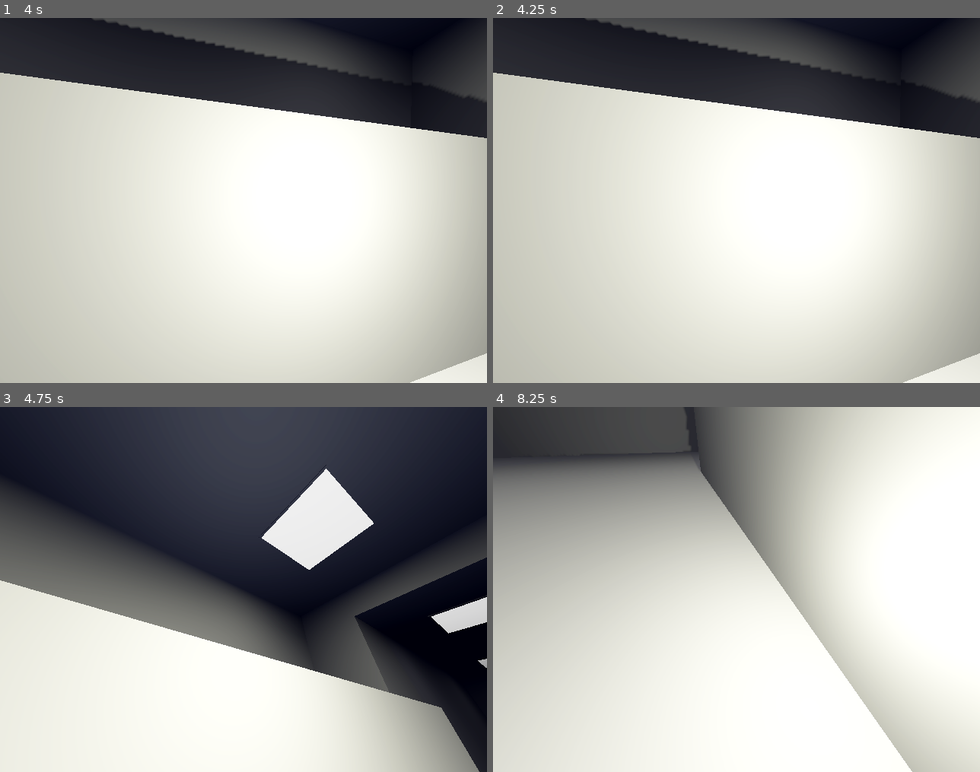
Above: before the commit, frames 1-4 (two rows, left to right).
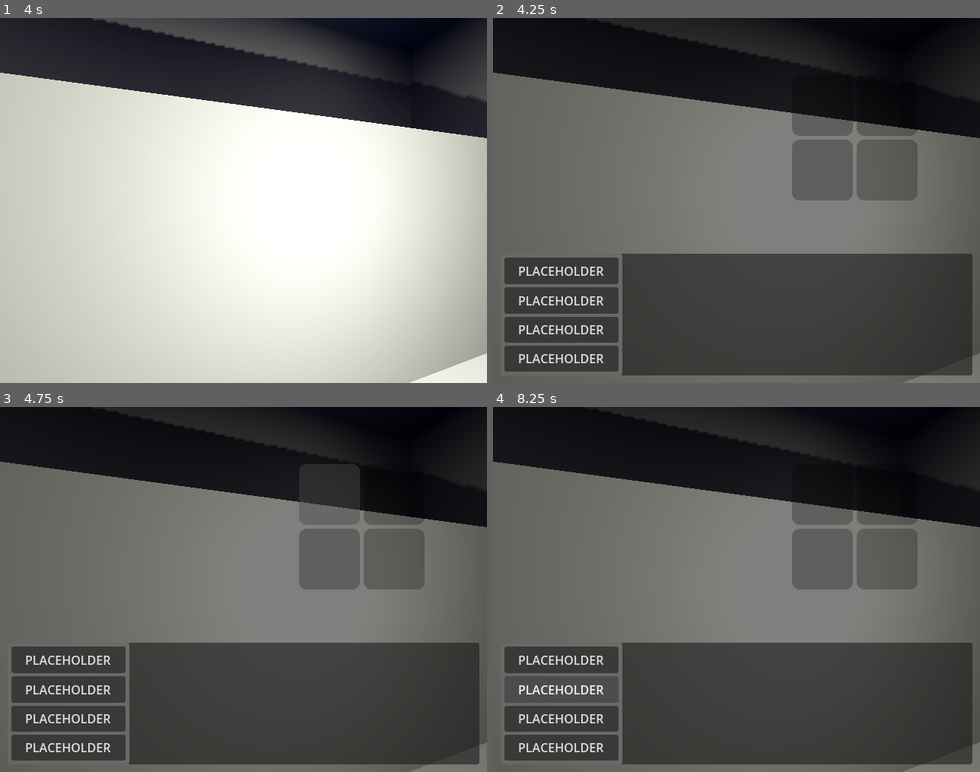
Above: after the commit, the same moments.

Repository: karjon7/survival-horror-prototype
Game: Godot game, scene res://scenes/world.tscn
The game is run twice, just before and just after one commit, with the same random seed, the same clock (stepped at 60 frames per second) and the same inputs. The engine's default icon, where the game draws it, is replaced by a stand-in: a white triangle on a blue panel in a dark square.
Inputs (mouse positions are in pixels of both pictures, inside the frame that each line leads up to):
- Up to frame 1 (4 s): tap Enter at 0.5 s; move the mouse to (267, 200) at 0.52 s; press the mouse at (267, 200) at 0.53 s; hold W (forward) from 0.53 s (still down); move the mouse to (219, 200) at 1.27 s; release the mouse at (219, 200) at 1.28 s; tap Ctrl (crouch) at 1.35 s; click (219, 200) at 1.55 s; move the mouse to (253, 193) at 2.02 s; press the mouse at (253, 193) at 2.03 s; move the mouse to (238, 207) at 2.77 s; release the mouse at (238, 207) at 2.78 s; tap Shift (sprint) at 2.85 s; click (238, 207) at 3.05 s; tap Space at 3.5 s; move the mouse to (282, 204) at 3.52 s; press the mouse at (282, 204) at 3.53 s
- Up to frame 2 (4.25 s): keep holding W (forward); tap Tab (inventory, bound only after the commit) at 4.15 s
- Up to frame 3 (4.75 s): release W (forward) at 4.25 s; release the mouse at (282, 593) at 4.25 s; click (331, 494) at 4.27 s
- Up to frame 4 (8.25 s): click (887, 494) at 5.02 s; click (824, 560) at 5.77 s; click (887, 560) at 6.52 s; click (561, 658) at 7.25 s, where only the run after the commit has a clickable "PLACEHOLDER"; click (561, 688) at 8 s, where only the run after the commit has a clickable "PLACEHOLDER"

Frame 1 is identical in both runs. In frame 2, 84% of the frame differs, in the area x 0-100%, y 0-100%; in frame 3, 86%; in frame 4, 97%.

Commit message:
Add final inventory touches

Diff:
--- a/prefabs/player.tscn
+++ b/prefabs/player.tscn
@@ -36,6 +36,7 @@
 [node name="InventoryComponent" type="Node" parent="." unique_id=1243270920]
 unique_name_in_owner = true
 script = ExtResource("3_g2jcq")
+size = 4
 metadata/_custom_type_script = "uid://di8sb25jpr57y"
 
 [node name="MeshInstance3D" type="MeshInstance3D" parent="." unique_id=672404966]
@@ -173,47 +174,54 @@
 size_flags_vertical = 3
 
 [node name="MeshViewer" parent="UI/Inventory/VBoxContainer/MarginContainer/VBoxContainer/HBoxContainer" unique_id=741341368 instance=ExtResource("7_kbsxf")]
+unique_name_in_owner = true
+custom_minimum_size = Vector2(250, 0)
 layout_mode = 2
 size_flags_horizontal = 3
 
-[node name="ScrollContainer" type="ScrollContainer" parent="UI/Inventory/VBoxContainer/MarginContainer/VBoxContainer/HBoxContainer" unique_id=1748126391]
-layout_mode = 2
-size_flags_horizontal = 3
-
-[node name="SlotsContainer" type="GridContainer" parent="UI/Inventory/VBoxContainer/MarginContainer/VBoxContainer/HBoxContainer/ScrollContainer" unique_id=1198358645]
+[node name="SlotsContainer" type="GridContainer" parent="UI/Inventory/VBoxContainer/MarginContainer/VBoxContainer/HBoxContainer" unique_id=1198358645]
 unique_name_in_owner = true
 layout_mode = 2
 size_flags_horizontal = 6
 size_flags_vertical = 6
 theme_override_constants/h_separation = 5
 theme_override_constants/v_separation = 5
-columns = 3
-
-[node name="SlotButton" parent="UI/Inventory/VBoxContainer/MarginContainer/VBoxContainer/HBoxContainer/ScrollContainer/SlotsContainer" unique_id=834539951 instance=ExtResource("8_rgeog")]
-layout_mode = 2
-
-[node name="SlotButton2" parent="UI/Inventory/VBoxContainer/MarginContainer/VBoxContainer/HBoxContainer/ScrollContainer/SlotsContainer" unique_id=129812395 instance=ExtResource("8_rgeog")]
-layout_mode = 2
-
-[node name="SlotButton3" parent="UI/Inventory/VBoxContainer/MarginContainer/VBoxContainer/HBoxContainer/ScrollContainer/SlotsContainer" unique_id=380250489 instance=ExtResource("8_rgeog")]
-layout_mode = 2
-
-[node name="SlotButton4" parent="UI/Inventory/VBoxContainer/MarginContainer/VBoxContainer/HBoxContainer/ScrollContainer/SlotsContainer" unique_id=1365678419 instance=ExtResource("8_rgeog")]
-layout_mode = 2
-
-[node name="SlotButton5" parent="UI/Inventory/VBoxContainer/MarginContainer/VBoxContainer/HBoxContainer/ScrollContainer/SlotsContainer" unique_id=2086644382 instance=ExtResource("8_rgeog")]
-layout_mode = 2
-
-[node name="SlotButton6" parent="UI/Inventory/VBoxContainer/MarginContainer/VBoxContainer/HBoxContainer/ScrollContainer/SlotsContainer" unique_id=507914005 instance=ExtResource("8_rgeog")]
-layout_mode = 2
-
-[node name="SlotButton7" parent="UI/Inventory/VBoxContainer/MarginContainer/VBoxContainer/HBoxContainer/ScrollContainer/SlotsContainer" unique_id=1671742662 instance=ExtResource("8_rgeog")]
-layout_mode = 2
-
-[node name="SlotButton8" parent="UI/Inventory/VBoxContainer/MarginContainer/VBoxContainer/HBoxContainer/ScrollContainer/SlotsContainer" unique_id=1996370634 instance=ExtResource("8_rgeog")]
-layout_mode = 2
-
-[node name="SlotButton9" parent="UI/Inventory/VBoxContainer/MarginContainer/VBoxContainer/HBoxContainer/ScrollContainer/SlotsContainer" unique_id=713852245 instance=ExtResource("8_rgeog")]
+columns = 4
+
+[node name="SlotButton" parent="UI/Inventory/VBoxContainer/MarginContainer/VBoxContainer/HBoxContainer/SlotsContainer" unique_id=834539951 instance=ExtResource("8_rgeog")]
+layout_mode = 2
+
+[node name="SlotButton2" parent="UI/Inventory/VBoxContainer/MarginContainer/VBoxContainer/HBoxContainer/SlotsContainer" unique_id=129812395 instance=ExtResource("8_rgeog")]
+layout_mode = 2
+
+[node name="SlotButton3" parent="UI/Inventory/VBoxContainer/MarginContainer/VBoxContainer/HBoxContainer/SlotsContainer" unique_id=380250489 instance=ExtResource("8_rgeog")]
+layout_mode = 2
+
+[node name="SlotButton4" parent="UI/Inventory/VBoxContainer/MarginContainer/VBoxContainer/HBoxContainer/SlotsContainer" unique_id=1365678419 instance=ExtResource("8_rgeog")]
+layout_mode = 2
+
+[node name="SlotButton5" parent="UI/Inventory/VBoxContainer/MarginContainer/VBoxContainer/HBoxContainer/SlotsContainer" unique_id=2086644382 instance=ExtResource("8_rgeog")]
+layout_mode = 2
+
+[node name="SlotButton6" parent="UI/Inventory/VBoxContainer/MarginContainer/VBoxContainer/HBoxContainer/SlotsContainer" unique_id=507914005 instance=ExtResource("8_rgeog")]
+layout_mode = 2
+
+[node name="SlotButton7" parent="UI/Inventory/VBoxContainer/MarginContainer/VBoxContainer/HBoxContainer/SlotsContainer" unique_id=1671742662 instance=ExtResource("8_rgeog")]
+layout_mode = 2
+
+[node name="SlotButton8" parent="UI/Inventory/VBoxContainer/MarginContainer/VBoxContainer/HBoxContainer/SlotsContainer" unique_id=1996370634 instance=ExtResource("8_rgeog")]
+layout_mode = 2
+
+[node name="SlotButton9" parent="UI/Inventory/VBoxContainer/MarginContainer/VBoxContainer/HBoxContainer/SlotsContainer" unique_id=713852245 instance=ExtResource("8_rgeog")]
+layout_mode = 2
+
+[node name="SlotButton10" parent="UI/Inventory/VBoxContainer/MarginContainer/VBoxContainer/HBoxContainer/SlotsContainer" unique_id=1964486617 instance=ExtResource("8_rgeog")]
+layout_mode = 2
+
+[node name="SlotButton11" parent="UI/Inventory/VBoxContainer/MarginContainer/VBoxContainer/HBoxContainer/SlotsContainer" unique_id=1171999400 instance=ExtResource("8_rgeog")]
+layout_mode = 2
+
+[node name="SlotButton12" parent="UI/Inventory/VBoxContainer/MarginContainer/VBoxContainer/HBoxContainer/SlotsContainer" unique_id=1459720723 instance=ExtResource("8_rgeog")]
 layout_mode = 2
 
 [node name="PanelContainer" type="PanelContainer" parent="UI/Inventory/VBoxContainer/MarginContainer/VBoxContainer" unique_id=117351111]
@@ -242,24 +250,28 @@
 custom_minimum_size = Vector2(150, 0)
 layout_mode = 2
 size_flags_vertical = 3
+focus_mode = 0
 text = "PLACEHOLDER"
 
 [node name="Button2" type="Button" parent="UI/Inventory/VBoxContainer/MarginContainer/VBoxContainer/PanelContainer/HBoxContainer/PanelContainer/MarginContainer/GridContainer" unique_id=577532185]
 custom_minimum_size = Vector2(150, 0)
 layout_mode = 2
 size_flags_vertical = 3
+focus_mode = 0
 text = "PLACEHOLDER"
 
 [node name="Button3" type="Button" parent="UI/Inventory/VBoxContainer/MarginContainer/VBoxContainer/PanelContainer/HBoxContainer/PanelContainer/MarginContainer/GridContainer" unique_id=1563852872]
 custom_minimum_size = Vector2(150, 0)
 layout_mode = 2
 size_flags_vertical = 3
+focus_mode = 0
 text = "PLACEHOLDER"
 
 [node name="Button4" type="Button" parent="UI/Inventory/VBoxContainer/MarginContainer/VBoxContainer/PanelContainer/HBoxContainer/PanelContainer/MarginContainer/GridContainer" unique_id=2101501592]
 custom_minimum_size = Vector2(150, 0)
 layout_mode = 2
 size_flags_vertical = 3
+focus_mode = 0
 text = "PLACEHOLDER"
 
 [node name="MarginContainer" type="MarginContainer" parent="UI/Inventory/VBoxContainer/MarginContainer/VBoxContainer/PanelContainer/HBoxContainer" unique_id=1270836816]
@@ -287,3 +299,4 @@
 text = "ITEM DESCRIPTION"
 
 [connection signal="inventory_updated" from="InventoryComponent" to="UI/Inventory" method="refresh_player_slots"]
+[connection signal="visibility_changed" from="UI/Inventory" to="UI/Inventory" method="_on_visibility_changed"]
--- a/project.godot
+++ b/project.godot
@@ -60,12 +60,27 @@
 }
 inventory={
 "deadzone": 0.2,
-"events": [Object(InputEventKey,"resource_local_to_scene":fa …(140 unchanged characters)… d":false,"keycode":0,"physical_keycode":69,"key_label":0,"unicode":101,"location":0,"echo":false,"script":null)
+"events": [Object(InputEventKey,"resource_local_to_scene":fa …(140 unchanged characters)… d":false,"keycode":0,"physical_keycode":4194306,"key_label":0,"unicode":0,"location":0,"echo":false,"script":null)
 ]
 }
 crouch={
 "deadzone": 0.2,
 "events": [Object(InputEventKey,"resource_local_to_scene":false,"resource_name":"","device":-1,"window_id":0,"alt_press …(195 unchanged characters)…
+]
+}
+interact={
+"deadzone": 0.2,
+"events": [Object(InputEventKey,"resource_local_to_scene":false,"resource_name":"","device":-1,"window_id":0,"alt_pressed":false,"shift_pressed":false,"ctrl_pressed":false,"meta_pressed":false,"pressed":false,"keycode":0,"physical_keycode":69,"key_label":0,"unicode":101,"location":0,"echo":false,"script":null)
+]
+}
+grab={
+"deadzone": 0.2,
+"events": [Object(InputEventMouseButton,"resource_local_to_scene":false,"resource_name":"","device":-1,"window_id":0,"alt_pressed":false,"shift_pressed":false,"ctrl_pressed":false,"meta_pressed":false,"button_mask":0,"position":Vector2(0, 0),"global_position":Vector2(0, 0),"factor":1.0,"button_index":1,"canceled":false,"pressed":false,"double_click":false,"script":null)
+]
+}
+throw={
+"deadzone": 0.2,
+"events": [Object(InputEventMouseButton,"resource_local_to_scene":false,"resource_name":"","device":-1,"window_id":0,"alt_pressed":false,"shift_pressed":false,"ctrl_pressed":false,"meta_pressed":false,"button_mask":0,"position":Vector2(0, 0),"global_position":Vector2(0, 0),"factor":1.0,"button_index":2,"canceled":false,"pressed":false,"double_click":false,"script":null)
 ]
 }
 primary_fire={
--- a/scripts/interaction_handler.gd
+++ b/scripts/interaction_handler.gd
@@ -7,8 +7,8 @@
 
 
 func _unhandled_input(event: InputEvent) -> void:
-	if event.is_action_pressed("primary_fire"): interacting = true
-	if event.is_action_released("primary_fire"): interacting = false
+	if event.is_action_pressed("interact"): interacting = true
+	if event.is_action_released("interact"): interacting = false
 
 
 func _process(delta: float) -> void:
--- a/scripts/inventory.gd
+++ b/scripts/inventory.gd
@@ -4,12 +4,15 @@
 
 @onready var player_inventory: InventoryComponent = %InventoryComponent
 @onready var slots_container: GridContainer = %SlotsContainer
+
+@onready var mesh_viewer: MeshViewer = %MeshViewer
 @onready var item_name_label: Label = %ItemNameLabel
 @onready var item_desc_label: Label = %ItemDescriptionLabel
 
 
 func _ready() -> void:
 	refresh_player_slots()
+	clear_slot_selected()
 
 
 func _process(delta: float) -> void:
@@ -19,12 +22,27 @@
 func slot_selected(index: int) -> void:
 	var slot: SlotButton = slots_container.get_child(index)
 
-	item_name_label.text = slot.slot_data.item_data.item_name #WOW, FIX THIS SUPER UGLY!!!
+	if slot.slot_data.is_empty():
+		clear_slot_selected()
+		return
+
+	mesh_viewer.mesh = slot.slot_data.item_data.mesh
+	item_name_label.text = slot.slot_data.item_data.item_name
+	item_desc_label.text = slot.slot_data.item_data.description
+
+
+func clear_slot_selected() -> void:
+	mesh_viewer.mesh = null
+	item_name_label.text = ""
+	item_desc_label.text = ""
 
 
 func refresh_player_slots() -> void:
 	if not is_node_ready():
 		await ready
+
+	slots_container.columns = ceili(sqrt(player_inventory.size))
+	slots_container.columns = mini(slots_container.columns, 4)
 
 	while slots_container.get_child_count() < player_inventory.size:
 		var slot_instance: SlotButton = SLOT_BUTTON.instantiate()
@@ -41,3 +59,10 @@
 		slot.slot_data = current_slot_data
 		if slot.pressed.get_connections().is_empty():
 			slot.pressed.connect(slot_selected.bind(slot.get_index()))
+
+
+func _on_visibility_changed() -> void:
+	if not is_node_ready():
+		await ready
+
+	clear_slot_selected()
--- a/scripts/inventory_component.gd
+++ b/scripts/inventory_component.gd
@@ -3,7 +3,7 @@
 
 signal inventory_updated
 
-@export var size: int = 3 : set = _set_size
+@export var size: int = 12 : set = _set_size
 @export var slot_datas: Array[SlotData] = []
 
 
@@ -50,6 +50,7 @@
 
 		if not remaining > 0: break
 
+	#Returns excess amt
 	return remaining
 
 
@@ -60,7 +61,7 @@
 
 	for slot in reversed_slot_datas:
 		if slot.item_data != item_data: continue
-		var amt_to_remove: int = mini(slot.quantity, quantity)
+		var amt_to_remove: int = mini(slot.quantity, remaining)
 
 		slot.quantity -= amt_to_remove
 		remaining -= amt_to_remove
@@ -68,6 +69,7 @@
 
 		if not remaining > 0: break
 
+	#Returns missing amt
 	return remaining
 
 
